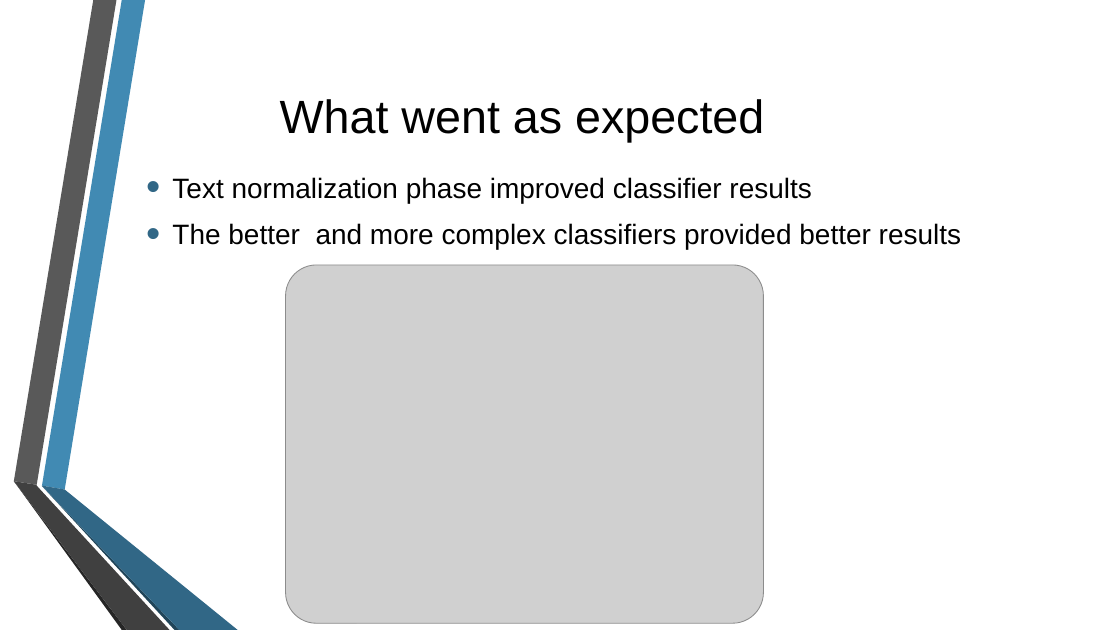
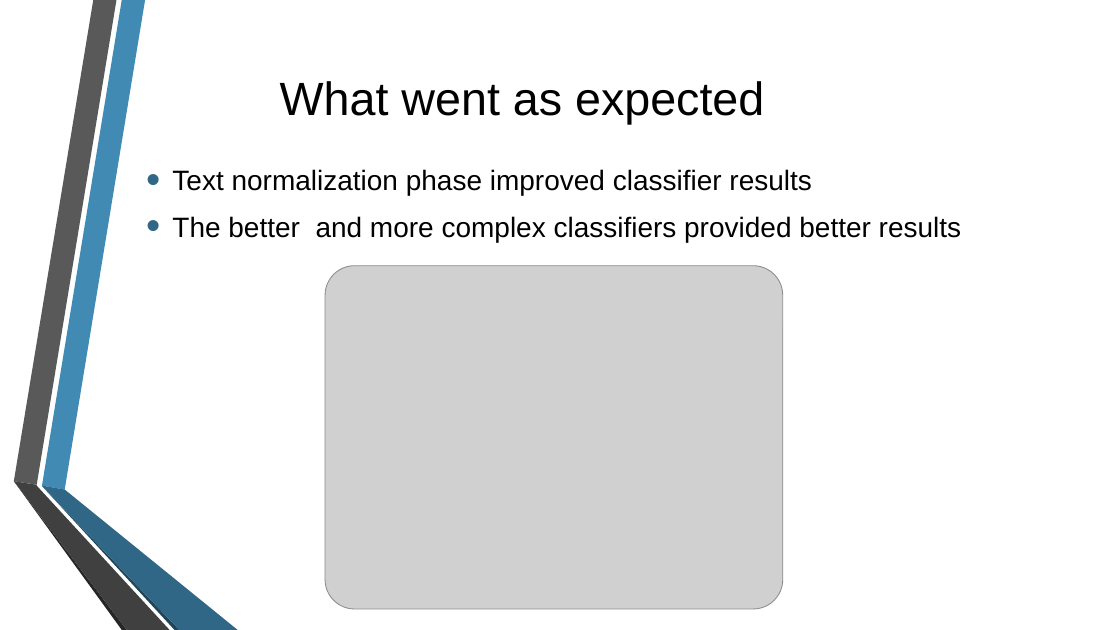
Before and after one commit to may-tal/nlpProject, a slide deck: slide 13 of CyberBullying.pptx (slide 12 before the commit). Drawn at 1120x630 pixels with LibreOffice and Linux fonts; fonts in the diff are those of the drawing; grey boxes stand for pictures; background and template pictures are left out. Boxes give left, top, right and bottom in pixels: in the first picture for what was removed or moved away, otherwise in the second. Text is boxed around its words. In the diff, an @@ line names an element or a change of style, - is before the commit and + after.

```diff
--- a/CyberBullying.pptx
+++ b/CyberBullying.pptx
@@ title "What went as expected" moved from (x1=280, y1=99, x2=764, y2=143) to (x1=280, y1=81, x2=764, y2=124) @@
@@ text "Text normalization phase improved classifier ..." moved from (x1=172, y1=177, x2=961, y2=249) to (x1=172, y1=169, x2=961, y2=242) @@
@@ picture resized from (x1=286, y1=265, x2=764, y2=623) to (x1=325, y1=266, x2=783, y2=609) @@
```
Also in this commit, not shown: 4 other slides changed, 2 slides added.
